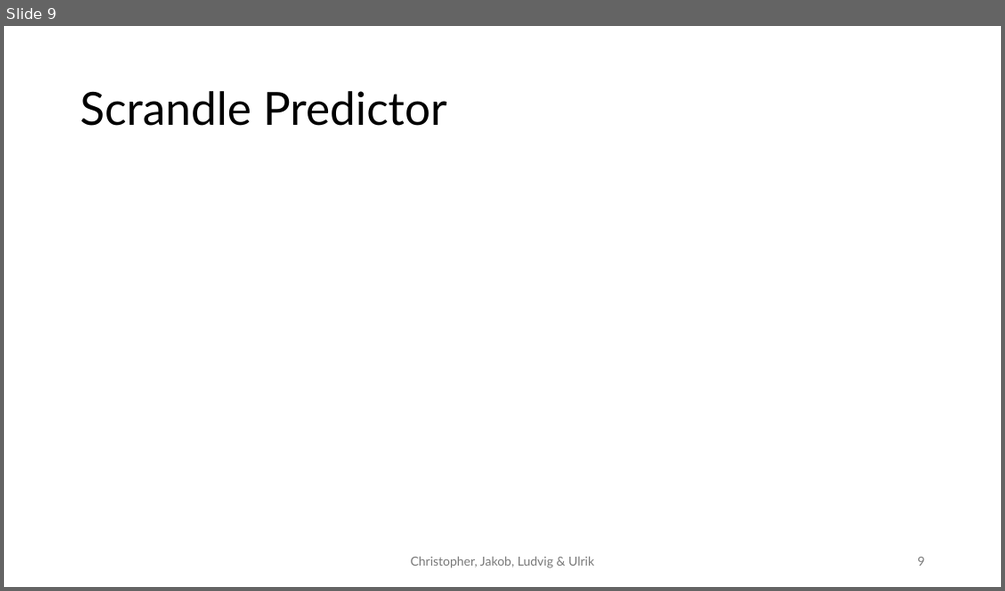
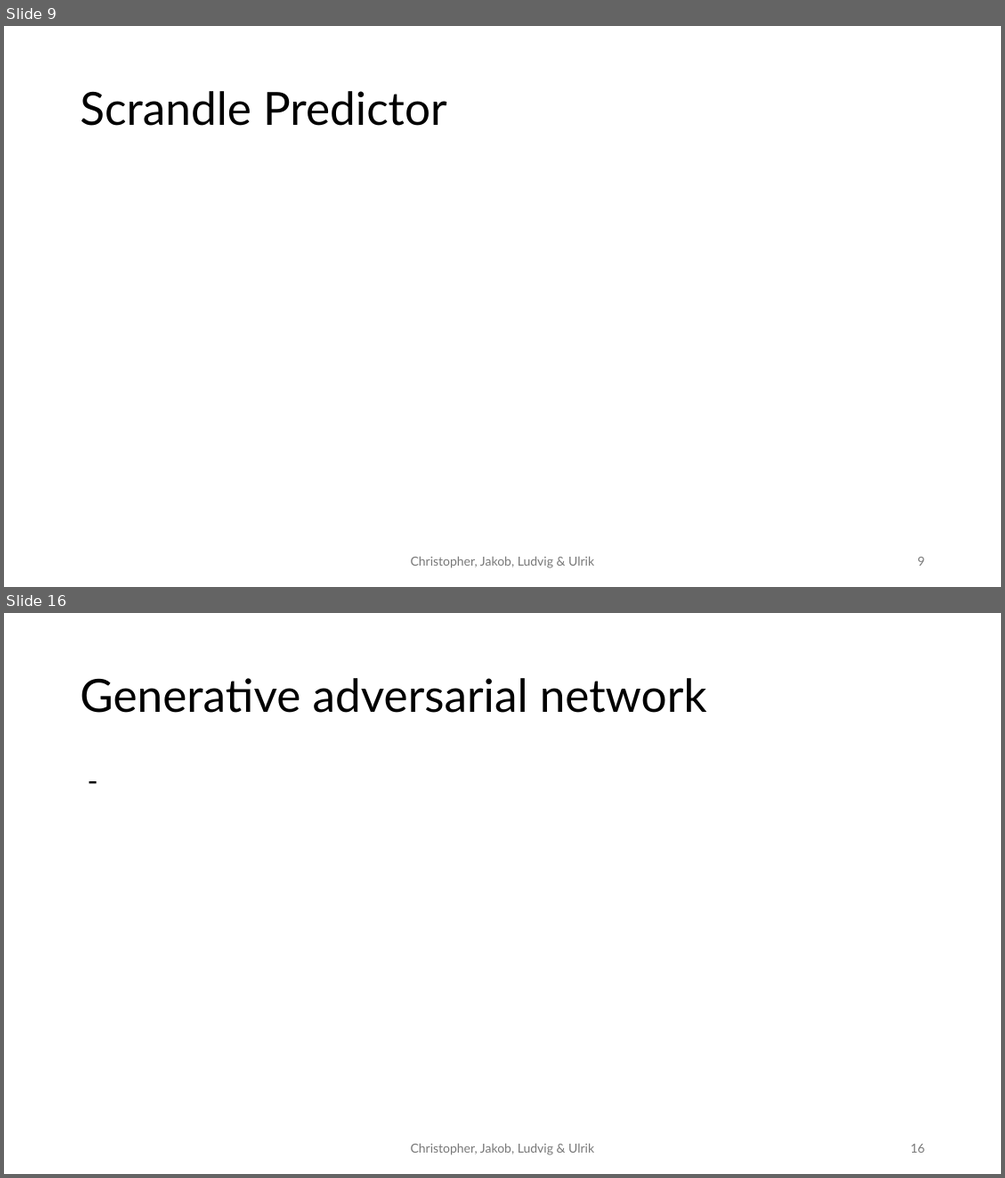
Before and after one commit to JakobFugl/scrandle_ml_project, a slide deck: power_point_folder/power_point_project.pptx. Shown one above the other, each under a label of ours: slide 9 before the commit, slides 9 and 16 after it; the slides between them are not shown. The pictures are 1005x591 and 1005x1178 pixels, drawn with LibreOffice and Linux fonts; fonts in the diff are those of the drawing. Boxes give left, top, right and bottom in pixels: in the first picture for what was removed or moved away, otherwise in the second. Text is boxed around its words. In the diff, an @@ line names an element or a change of style, - is before the commit and + after.

```diff
--- a/power_point_folder/power_point_project.pptx
+++ b/power_point_folder/power_point_project.pptx
@@ slide 16 added at (x1=4, y1=613, x2=1001, y2=1174), background #FFFFFF @@
@@ title added at (x1=80, y1=678, x2=707, y2=713), 44 pt, text #000000 @@
+Generative adversarial network
@@ text added at (x1=73, y1=763, x2=933, y2=1119), 28 pt, text #000000 @@
+-
@@ text added at (x1=411, y1=1143, x2=594, y2=1155), 12 pt, text #797979 @@
+Christopher, Jakob, Ludvig & Ulrik
@@ page number added at (x1=910, y1=1143, x2=924, y2=1152), 12 pt, text #797979 @@
+16
```
Also in this commit, not shown: 6 other slides added, 12 other files.
